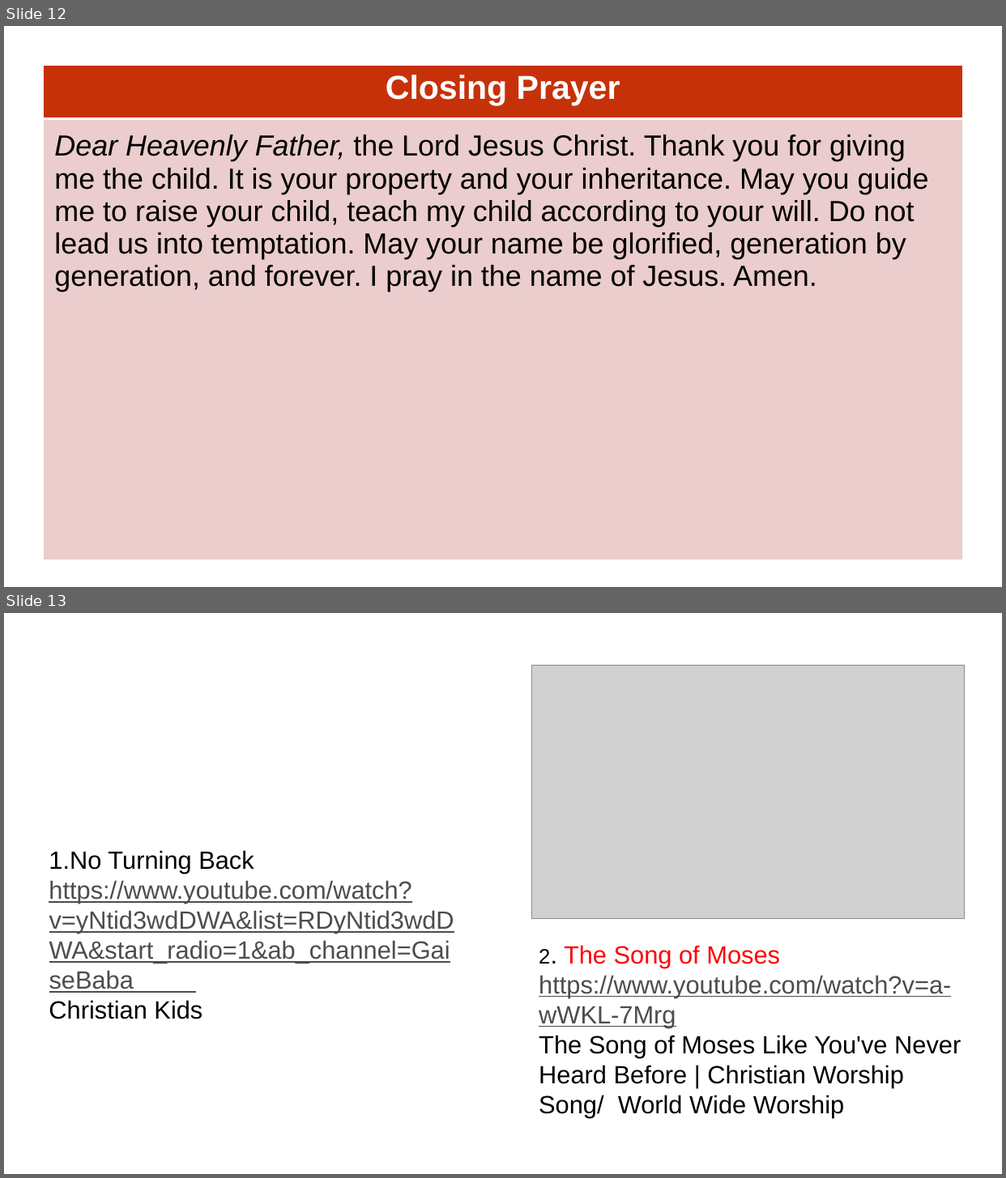
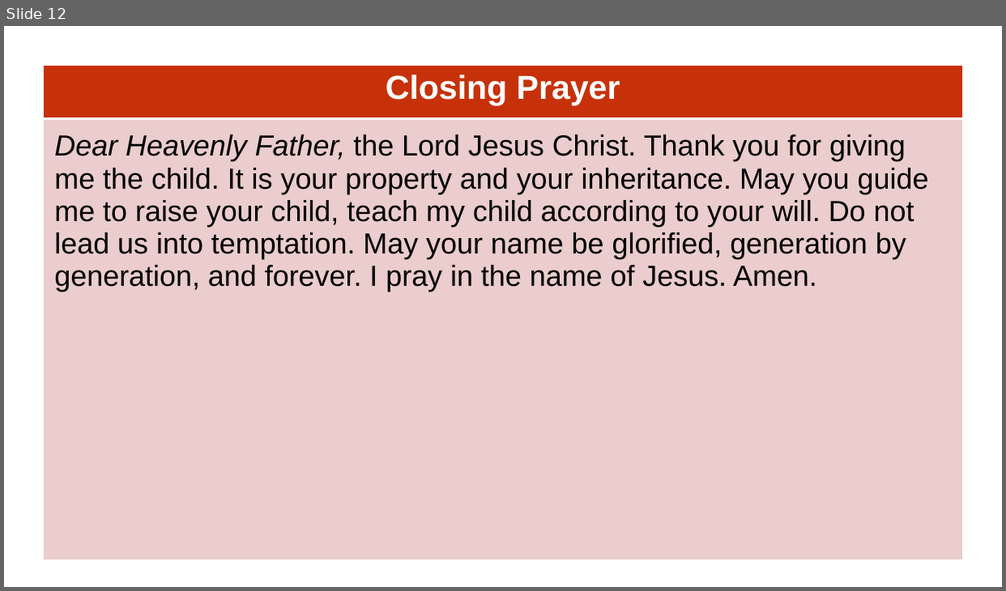
Before and after one commit to wdingbox/accc_2025_pp, a slide deck: ppt/Esther/Esther_01.pptx. Shown one above the other, each under a label of ours: slides 12 and 13 before the commit, slide 12 after it. The pictures are 1006x1178 and 1006x591 pixels, drawn with LibreOffice and Linux fonts; fonts in the diff are those of the drawing; grey boxes stand for pictures; background and template pictures are left out. Boxes give left, top, right and bottom in pixels: in the first picture for what was removed or moved away, otherwise in the second. Text is boxed around its words. In the diff, an @@ line names an element or a change of style, - is before the commit and + after.

```diff
--- a/ppt/Esther/Esther_01.pptx
+++ b/ppt/Esther/Esther_01.pptx
@@ slide 13 removed at (4, 613, 1002, 1174), background picture (left out) @@
@@ picture removed at (532, 665, 965, 918) @@
@@ text removed at (49, 850, 454, 1020) @@
-1.No Turning Back
-https://www.youtube.com/watch?v=yNtid3wdDWA&list=RDyNtid3wdDWA&start_radio=1&ab_channel=GaiseBaba
-Christian Kids
@@ text removed at (539, 945, 961, 1118) @@
-2. The Song of Moses https://www.youtube.com/watch?v=a-wWKL-7Mrg
-The Song of Moses Like You've Never Heard Before | Christian Worship Song/ World Wide Worship
```
Also in this commit, not shown: 4 slides changed, 1 slide added, 1 other file.
